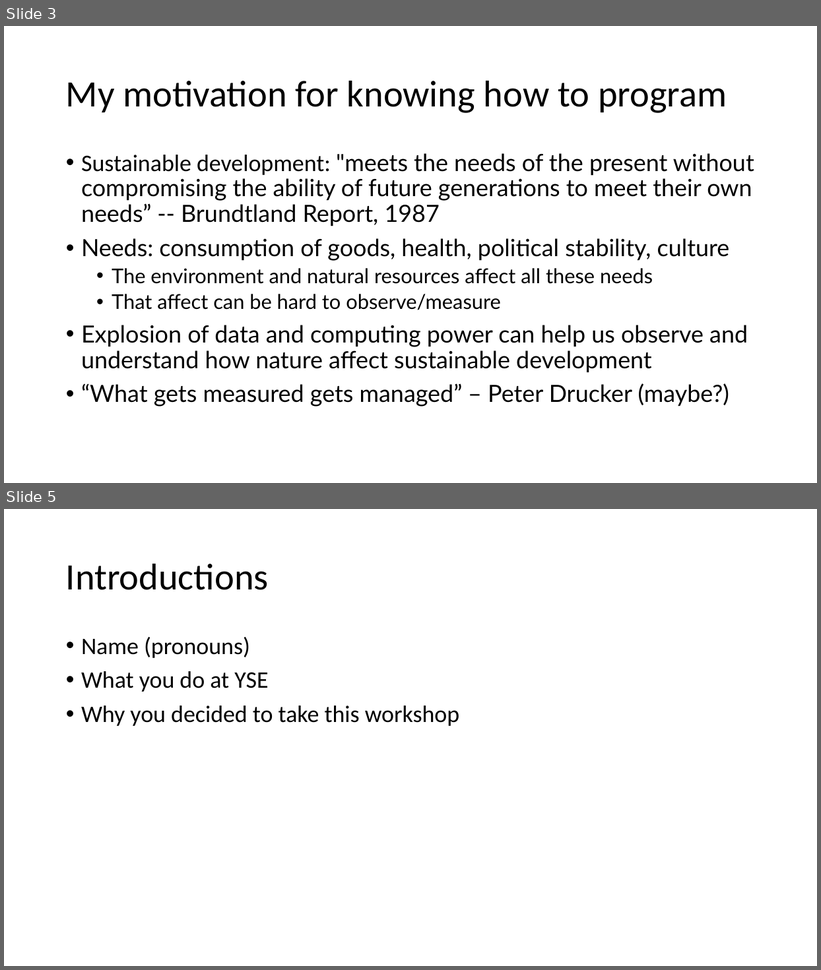
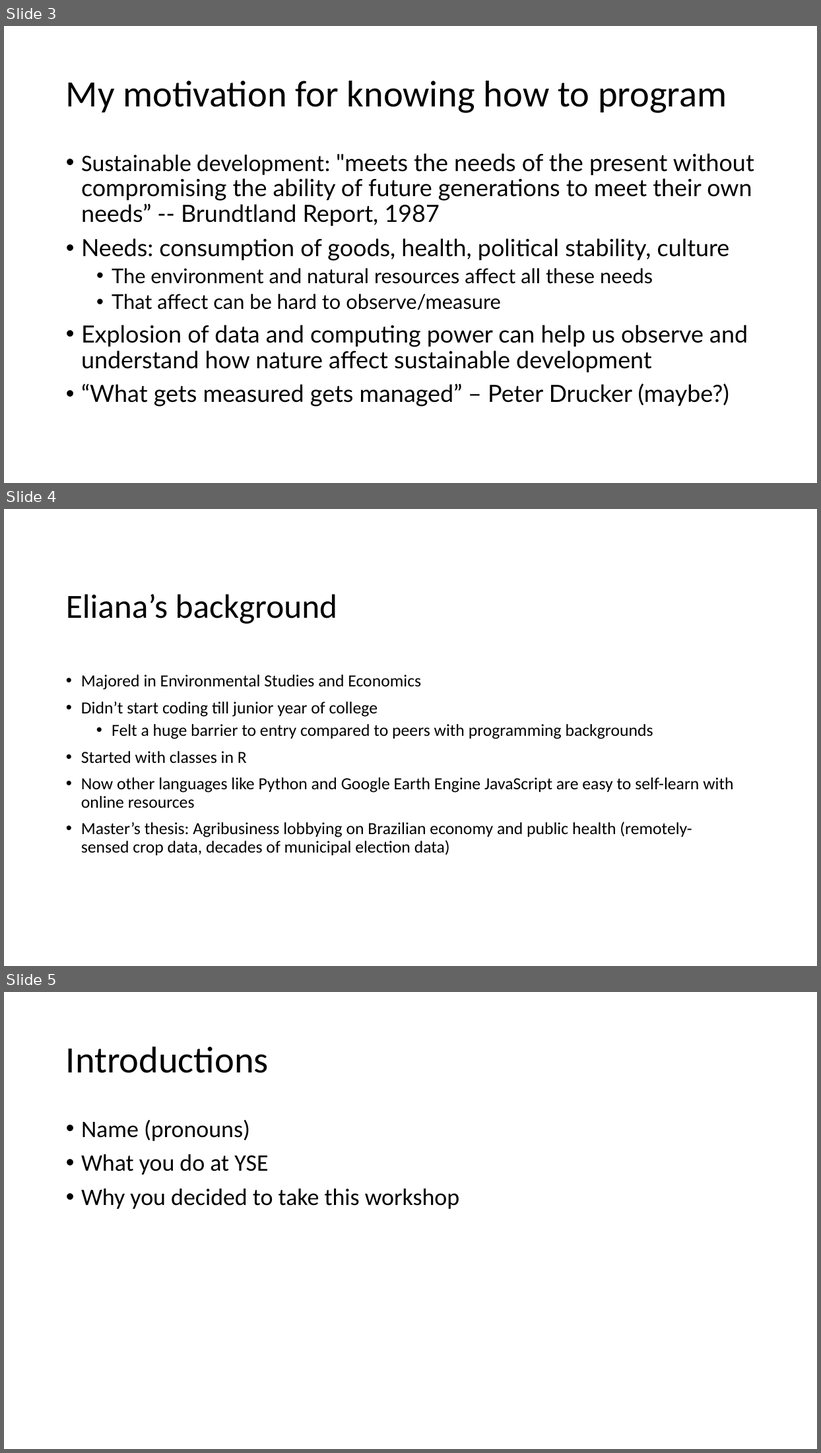
Before and after one commit to a5creel/intro_to_programming, a slide deck: lecture_material/1_think_like_computer.pptx. Shown one above the other, each under a label of ours: slides 3 and 5 before the commit, slides 3, 4 and 5 after it; the slides between them are not shown. The pictures are 821x970 and 821x1453 pixels, drawn with LibreOffice and Linux fonts; fonts in the diff are those of the drawing. Boxes give left, top, right and bottom in pixels: in the first picture for what was removed or moved away, otherwise in the second. Text is boxed around its words. In the diff, an @@ line names an element or a change of style, - is before the commit and + after.

```diff
--- a/lecture_material/1_think_like_computer.pptx
+++ b/lecture_material/1_think_like_computer.pptx
@@ slide 4 added at box(4, 509, 817, 966), background #FFFFFF @@
@@ title added at box(66, 594, 338, 624), 40 pt, text #000000 @@
+Eliana’s background
@@ text added at box(81, 675, 733, 855), 20 pt, text #000000 @@
+• Majored in Environmental Studies and Economics
+• Didn’t start coding till junior year of college
+  • Felt a huge barrier to entry compared to peers with programming backgrounds
+• Started with classes in R
+• Now other languages like Python and Google Earth Engine JavaScript are easy to self-learn with online resources
+• Master’s thesis: Agribusiness lobbying on Brazilian economy and public health (remotely-sensed crop data, decades of municipal election data)
```
Also in this commit, not shown: 1 slide removed, 3 other files.
